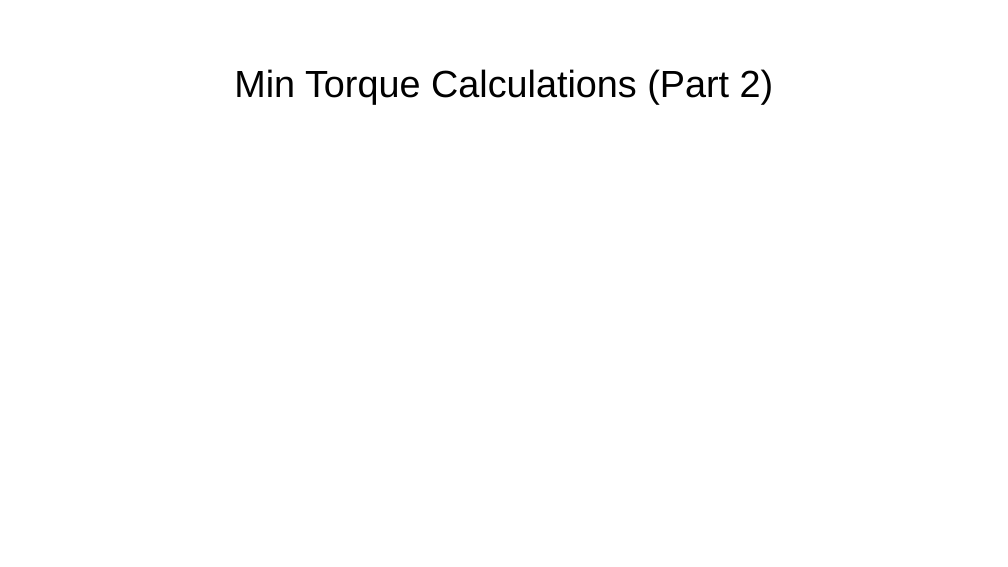
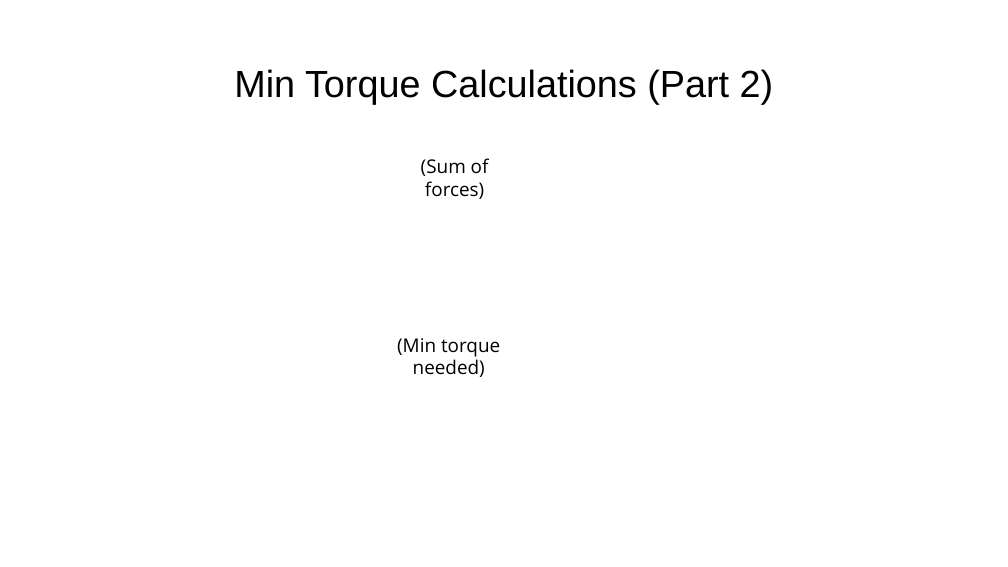
Before and after one commit to extinguishergeeks/xtinguisher.github.io, a slide deck: slide 6 of Tank Calculations.pptx. Drawn at 1008x567 pixels with LibreOffice and Linux fonts; fonts in the diff are those of the drawing; grey boxes stand for pictures. Boxes give left, top, right and bottom in pixels: in the first picture for what was removed or moved away, otherwise in the second. Text is boxed around its words. In the diff, an @@ line names an element or a change of style, - is before the commit and + after.

```diff
--- a/Tank Calculations.pptx
+++ b/Tank Calculations.pptx
@@ text added at <box>421,158,489,199</box>, 18 pt, text #000000 @@
+(Sum of forces)
@@ text added at <box>397,338,500,377</box>, 18 pt, text #000000 @@
+(Min torque needed)
```
Also in this commit, not shown: 1 other slide changed.
